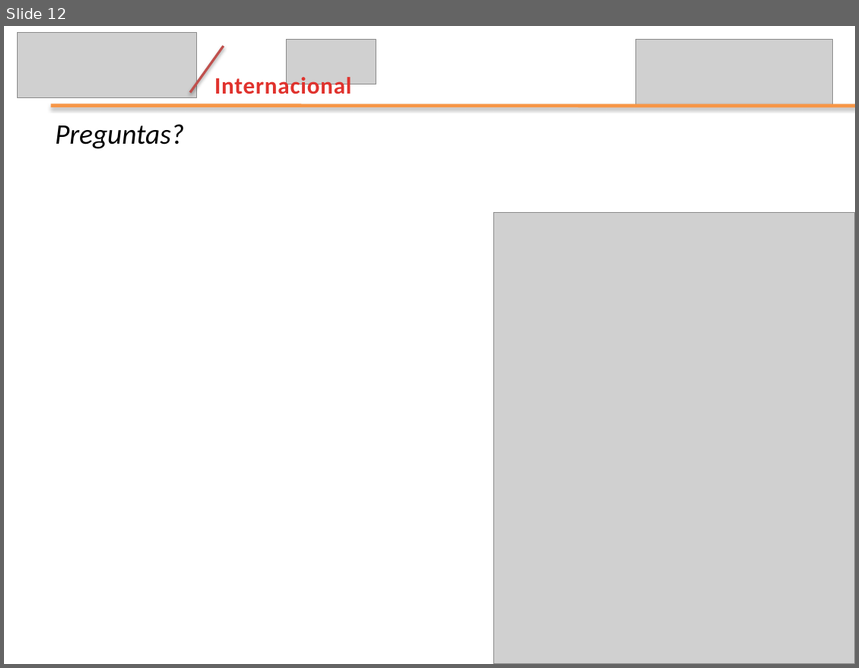
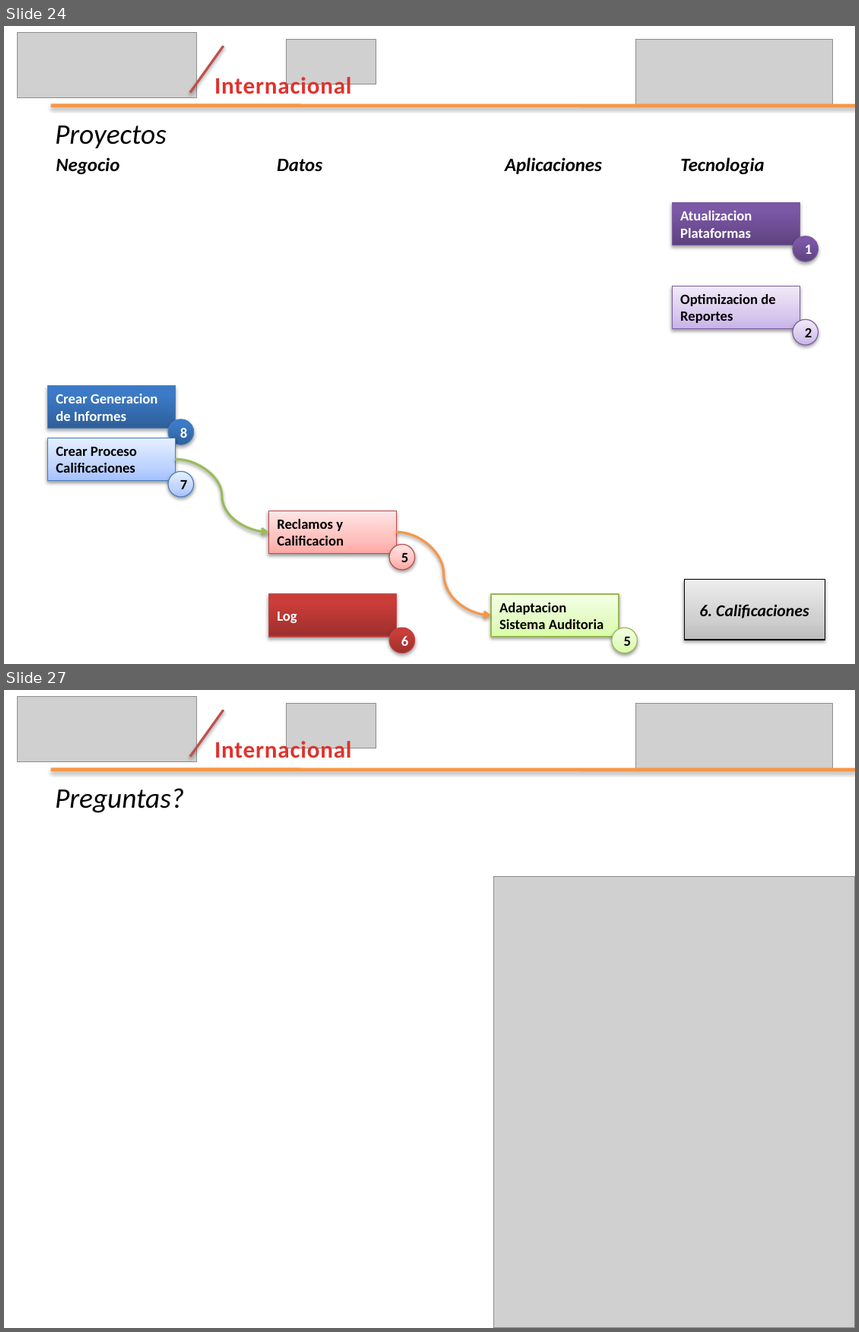
Before and after one commit to leseroth/ingenium-managment, a slide deck: CSOF5100 Proyecto 1/Tercera Entrega/EntregaFinalIngenium.pptx. Shown one above the other, each under a label of ours: slide 12 before the commit, slides 24 and 27 after it; the slides between them are not shown. The pictures are 859x668 and 859x1332 pixels, drawn with LibreOffice and Linux fonts; fonts in the diff are those of the drawing; grey boxes stand for pictures. Boxes give left, top, right and bottom in pixels: in the first picture for what was removed or moved away, otherwise in the second. Text is boxed around its words. In the diff, an @@ line names an element or a change of style, - is before the commit and + after.

```diff
--- a/CSOF5100 Proyecto 1/Tercera Entrega/EntregaFinalIngenium.pptx
+++ b/CSOF5100 Proyecto 1/Tercera Entrega/EntregaFinalIngenium.pptx
@@ slide 24 added at (4, 26, 855, 664), background #FFFFFF @@
@@ picture added at (18, 33, 197, 98) @@
@@ line added from (190, 92) to (224, 46), #C0504D 2 pt @@
@@ picture added at (287, 40, 377, 85) @@
@@ picture added at (636, 40, 833, 106) @@
@@ text added at (215, 74, 351, 94), 20 pt, text gradient #E0322D to #A2201C, bold @@
+Internacional
@@ line added from (51, 106) to (855, 106), #F79646 3 pt @@
@@ text added at (55, 126, 167, 148), 24 pt, text #000000, italic @@
+Proyectos
@@ text added at (56, 157, 120, 175), 16 pt, text #000000, bold, italic @@
+Negocio
@@ text added at (277, 159, 322, 172), 16 pt, text #000000, bold, italic @@
+Datos
@@ text added at (505, 157, 602, 174), 16 pt, text #000000, bold, italic @@
+Aplicaciones
@@ text added at (680, 157, 764, 175), 16 pt, text #000000, bold, italic @@
+Tecnologia
@@ rectangle added at (672, 203, 800, 246), fill gradient #5F4480 to #7B58A6 to #7C57A8, outline #7D60A0 0.75 pt, 12 pt, text #FFFFFF, bold @@
+Atualizacion Plataformas
@@ ellipse added at (793, 237, 819, 262), fill gradient #5F4480 to #7B58A6 to #7C57A8, outline #7D60A0 0.75 pt, 12 pt, text #FFFFFF, bold @@
+1
@@ rectangle added at (672, 287, 800, 329), fill gradient #C9B5E8 to #D8CBEE to #F0EAF9, outline #7D60A0 0.75 pt, 12 pt, text #000000, bold @@
+Optimizacion de Reportes
@@ ellipse added at (793, 319, 819, 345), fill gradient #C9B5E8 to #D8CBEE to #F0EAF9, outline #7D60A0 0.75 pt, 12 pt, text #000000, bold @@
+2
@@ rectangle added at (47, 386, 175, 429), fill gradient #2F5F99 to #3D7CC7 to #3A7CCB, outline #4B7EBC 0.75 pt, 12 pt, text #FFFFFF, bold @@
+Crear Generacion de Informes
@@ ellipse added at (168, 419, 194, 445), fill gradient #2F5F99 to #3D7CC7 to #3A7CCB, outline #4B7EBC 0.75 pt, 12 pt, text #FFFFFF, bold @@
+8
@@ rectangle added at (47, 438, 175, 480), fill gradient #A4C4FF to #BFD4FF to #E6EEFF, outline #4B7EBC 0.75 pt, 12 pt, text #000000, bold @@
+Crear Proceso Calificaciones
@@ ellipse added at (168, 472, 194, 497), fill gradient #A4C4FF to #BFD4FF to #E6EEFF, outline #4B7EBC 0.75 pt, 12 pt, text #000000, bold @@
+7
@@ curved arrow added from (175, 459) to (268, 532), #9BBB59 2 pt @@
@@ rectangle added at (268, 511, 396, 553), fill gradient #FFA6A5 to #FFC0BF to #FFE7E7, outline #BF4C48 0.75 pt, 12 pt, text #000000, bold @@
+Reclamos y Calificacion
@@ ellipse added at (389, 544, 415, 570), fill gradient #FFA6A5 to #FFC0BF to #FFE7E7, outline #BF4C48 0.75 pt, 12 pt, text #000000, bold @@
+5
@@ curved arrow added from (396, 532) to (491, 616), #F79646 2 pt @@
@@ rectangle added at (268, 594, 396, 637), fill gradient #9C2F2D to #CB3E3A to #CE3B37, outline #BF4C48 0.75 pt, 12 pt, text #FFFFFF, bold @@
+Log
@@ rectangle added at (491, 594, 619, 637), fill gradient #DAFDA7 to #E4FCC2 to #F5FFE7, outline #98B955 0.75 pt, 12 pt, text #000000, bold @@
+Adaptacion Sistema Auditoria
@@ rectangle added at (684, 580, 825, 641), fill gradient #BDBDBD to #D1D1D1 to #EEEEEE, outline #000000 0.75 pt, 14 pt, text #000000, bold, italic @@
+6. Calificaciones
@@ ellipse added at (389, 628, 415, 653), fill gradient #9C2F2D to #CB3E3A to #CE3B37, outline #BF4C48 0.75 pt, 12 pt, text #FFFFFF, bold @@
+6
@@ ellipse added at (612, 628, 637, 653), fill gradient #DAFDA7 to #E4FCC2 to #F5FFE7, outline #98B955 0.75 pt, 12 pt, text #000000, bold @@
+5
@@ what was slide 12 is now slide 27 @@
```
Also in this commit, not shown: 2 slides changed, 16 other slides added, 2 slides removed.
